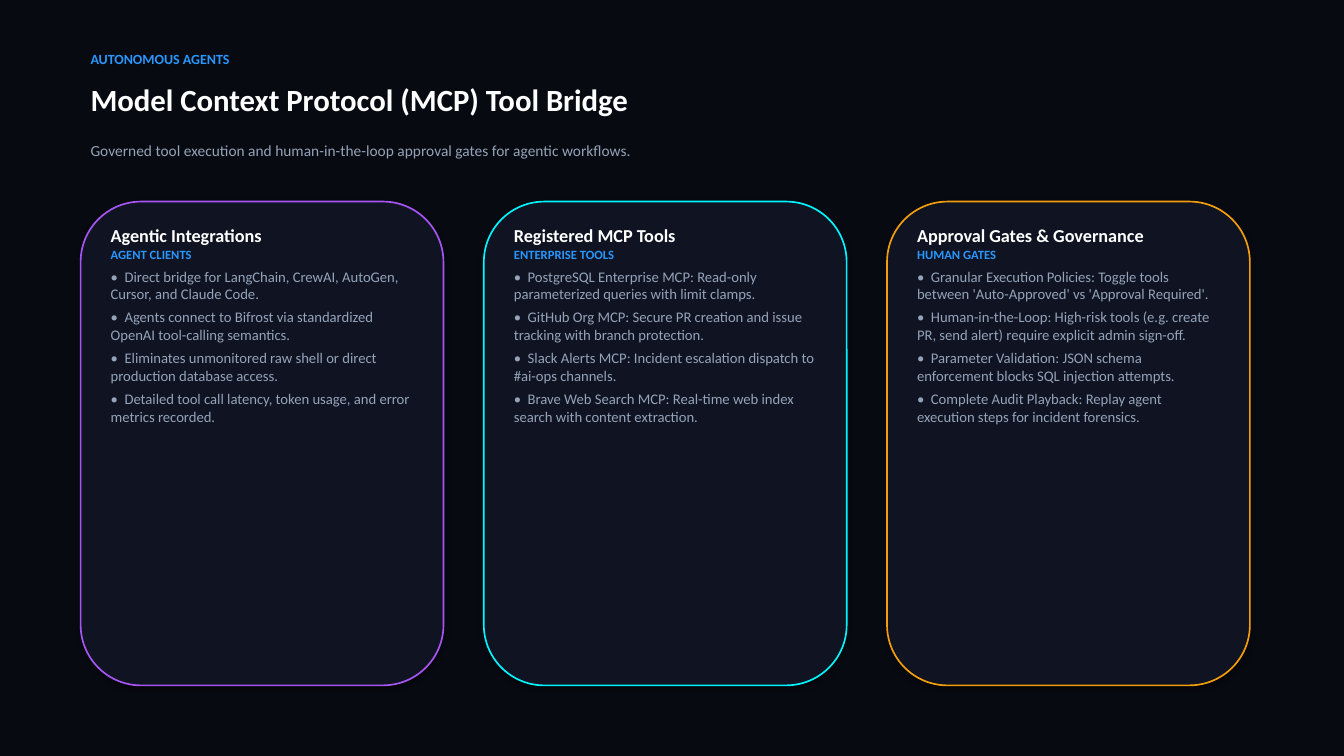
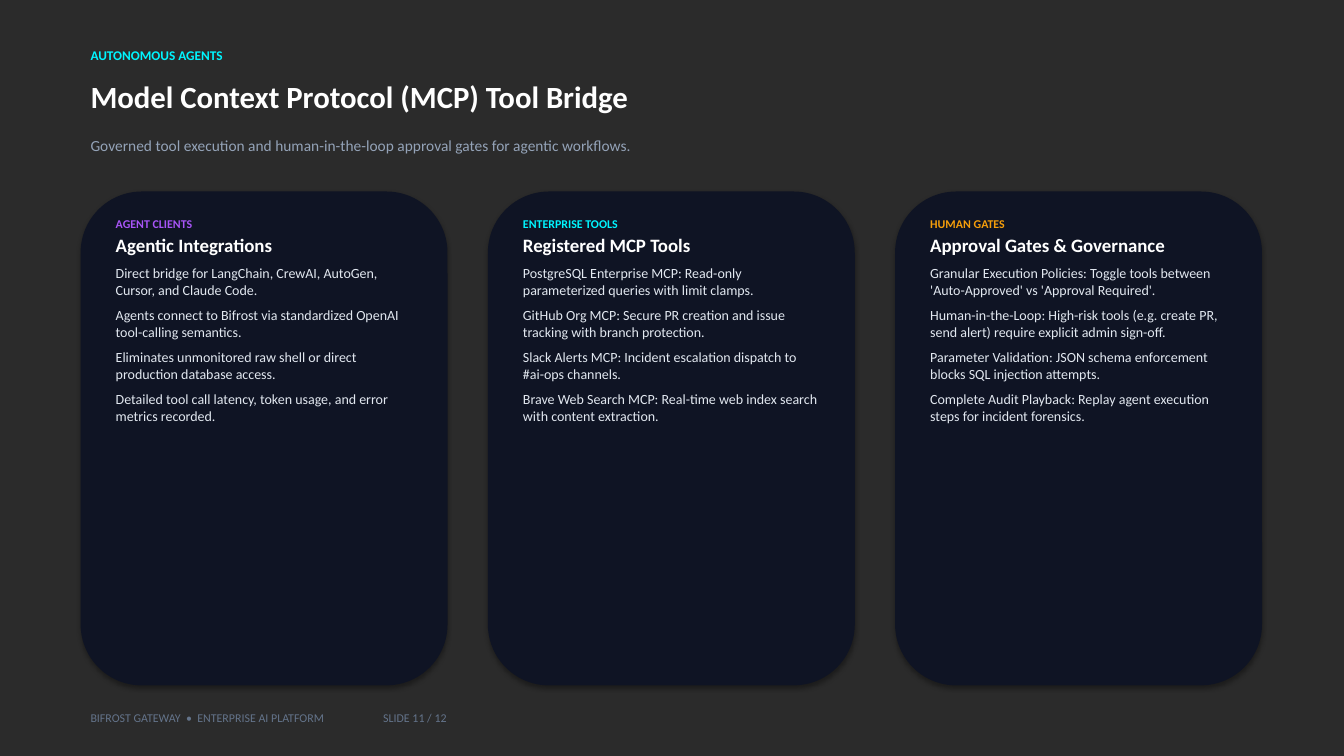
Before and after one commit to Ranjeet7680/BIFROST-GATEWAY, a slide deck: slide 11 of Bifrost_Gateway_Enterprise_Pitch.pptx. Drawn at 1344x756 pixels with LibreOffice and Linux fonts; fonts in the diff are those of the drawing; background and template pictures are left out; a plain dark background stands for a picture behind light text. Boxes give left, top, right and bottom in pixels: in the first picture for what was removed or moved away, otherwise in the second. Text is boxed around its words. In the diff, an @@ line names an element or a change of style, - is before the commit and + after.

Commit message:
feat(presentation): add cinematic keynote background, remove card lines/borders, and polish layout for PPTX and PDF decks

```diff
--- a/Bifrost_Gateway_Enterprise_Pitch.pptx
+++ b/Bifrost_Gateway_Enterprise_Pitch.pptx
@@ background #FFFFFF to picture (left out) @@
@@ rectangle removed at bbox=[0, 0, 1344, 756] @@
@@ text "AUTONOMOUS AGENTS" at bbox=[91, 51, 222, 60]: size 10 to 9.5 pt, text colour #2997FF to #00F5FF @@
@@ text "Model Context Protocol (MCP) Tool ...": place and size @@
-text "Model Context Protocol (MCP) Tool ..." at bbox=[91, 88, 628, 117]
+text "Model Context Protocol (MCP) Tool ..." at bbox=[91, 85, 628, 113]
@@ text "Governed tool execution and human-in-the-loop ...": place and size @@
-text "Governed tool execution and human-in-the-loop ..." at bbox=[91, 145, 631, 159]
+text "Governed tool execution and human-in-the-loop ..." at bbox=[91, 140, 631, 154]
@@ rounded rectangle: place and size @@
-rounded rectangle at bbox=[81, 202, 444, 686]
+rounded rectangle at bbox=[81, 192, 448, 686]
@@ rounded rectangle at bbox=[81, 192, 448, 686]: fill #101422 to #0F1424; outline #A855F7 1.2 pt to none @@
@@ rounded rectangle: place and size @@
-rounded rectangle at bbox=[484, 202, 847, 686]
+rounded rectangle at bbox=[488, 192, 855, 686]
@@ rounded rectangle at bbox=[488, 192, 855, 686]: fill #101422 to #0F1424; outline #00F5FF 1.2 pt to none @@
@@ rounded rectangle: place and size @@
-rounded rectangle at bbox=[887, 202, 1250, 686]
+rounded rectangle at bbox=[895, 192, 1262, 686]
@@ rounded rectangle at bbox=[895, 192, 1262, 686]: fill #101422 to #0F1424; outline #F59E0B 1.2 pt to none @@
@@ text "AGENT CLIENTS": place and size @@
-text "AGENT CLIENTS" at bbox=[111, 229, 410, 422]
+text "AGENT CLIENTS" at bbox=[116, 220, 398, 421]
@@ text at bbox=[116, 220, 193, 228]: paragraph added @@
+AGENT CLIENTS
@@ text at bbox=[116, 238, 272, 256]: size 13 to 13.5 pt in "Agentic Integrations"; more space between paragraphs @@
@@ text "ENTERPRISE TOOLS": place and size @@
-text "ENTERPRISE TOOLS" at bbox=[514, 229, 814, 422]
+text "ENTERPRISE TOOLS" at bbox=[523, 220, 817, 421]
@@ text at bbox=[523, 220, 617, 228]: paragraph added @@
+ENTERPRISE TOOLS
@@ text at bbox=[523, 238, 690, 255]: size 13 to 13.5 pt in "Registered MCP Tools"; more space between paragraphs @@
@@ text "HUMAN GATES": place and size @@
-text "HUMAN GATES" at bbox=[917, 229, 1209, 425]
+text "HUMAN GATES" at bbox=[930, 220, 1217, 424]
@@ text at bbox=[930, 220, 1005, 228]: paragraph added @@
+HUMAN GATES
@@ text at bbox=[930, 238, 1165, 255]: size 13 to 13.5 pt in "Approval Gates & Governance"; more space between paragraphs @@
@@ text at bbox=[116, 268, 398, 421]: text changed; size 10.5 to 10 pt; text colour #94A3B8 to #E2E8F0 @@
-AGENT CLIENTS
-• Direct bridge for LangChain, CrewAI, AutoGen, Cursor, and Claude Code.
-• Agents connect to Bifrost via standardized OpenAI tool-calling semantics.
-• Eliminates unmonitored raw shell or direct production database access.
-• Detailed tool call latency, token usage, and error metrics recorded.
+Direct bridge for LangChain, CrewAI, AutoGen, Cursor, and Claude Code.
+Agents connect to Bifrost via standardized OpenAI tool-calling semantics.
+Eliminates unmonitored raw shell or direct production database access.
+Detailed tool call latency, token usage, and error metrics recorded.
@@ text at bbox=[523, 268, 817, 421]: text changed; size 10.5 to 10 pt; text colour #94A3B8 to #E2E8F0 @@
-ENTERPRISE TOOLS
-• PostgreSQL Enterprise MCP: Read-only parameterized queries with limit clamps.
-• GitHub Org MCP: Secure PR creation and issue tracking with branch protection.
-• Slack Alerts MCP: Incident escalation dispatch to #ai-ops channels.
-• Brave Web Search MCP: Real-time web index search with content extraction.
+PostgreSQL Enterprise MCP: Read-only parameterized queries with limit clamps.
+GitHub Org MCP: Secure PR creation and issue tracking with branch protection.
+Slack Alerts MCP: Incident escalation dispatch to #ai-ops channels.
+Brave Web Search MCP: Real-time web index search with content extraction.
@@ text at bbox=[930, 268, 1217, 424]: text changed; size 10.5 to 10 pt; text colour #94A3B8 to #E2E8F0 @@
-HUMAN GATES
-• Granular Execution Policies: Toggle tools between 'Auto-Approved' vs 'Approval Required'.
-• Human-in-the-Loop: High-risk tools (e.g. create PR, send alert) require explicit admin sign-off.
-• Parameter Validation: JSON schema enforcement blocks SQL injection attempts.
-• Complete Audit Playback: Replay agent execution steps for incident forensics.
+Granular Execution Policies: Toggle tools between 'Auto-Approved' vs 'Approval Required'.
+Human-in-the-Loop: High-risk tools (e.g. create PR, send alert) require explicit admin sign-off.
+Parameter Validation: JSON schema enforcement blocks SQL injection attempts.
+Complete Audit Playback: Replay agent execution steps for incident forensics.
@@ text added at bbox=[91, 714, 447, 722], 8.5 pt, text #64748B @@
+BIFROST GATEWAY • ENTERPRISE AI PLATFORM SLIDE 11 / 12
```
Also in this commit, not shown: 11 other slides changed, 6 other files.
